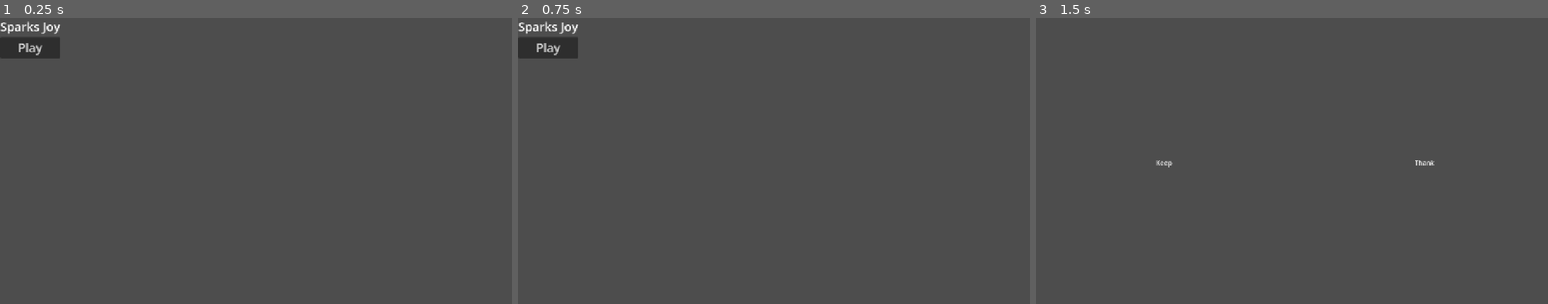
Above: before the commit, frames 1-3 (left to right).
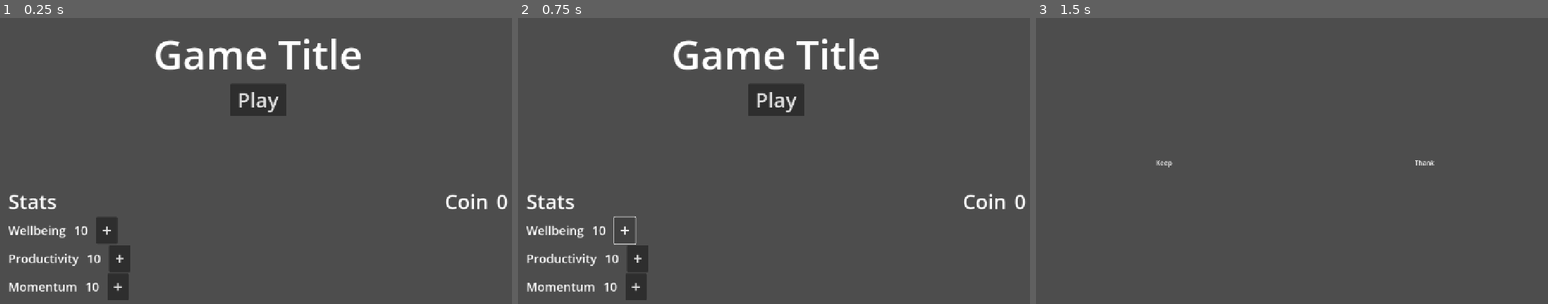
Above: after the commit, the same moments.

Repository: peabnuts123/2025-pb-and-jam
Game: Godot game, scene res://scenes/main.tscn
The game is run twice, just before and just after one commit, with the same random seed, the same clock (stepped at 60 frames per second) and the same inputs.
Inputs (mouse positions are in pixels of both pictures, inside the frame that each line leads up to):
- Up to frame 1 (0.25 s): no input
- Up to frame 2 (0.75 s): click (625, 229) at 0.5 s, where only the run after the commit has a clickable "+"
- Up to frame 3 (1.5 s): click "Play" at 1.25 s

The runs differ from the first frame. In frame 1, 6.1% of the frame differs, in the area x 0-100%, y 1-99%; in frame 2, 5.8%; in frame 3, nothing differs.

Commit message:
Placeholder layout for main menu

Diff:
--- a/scenes/main.tscn
+++ b/scenes/main.tscn
@@ -1,9 +1,14 @@
-[gd_scene load_steps=2 format=3 uid="uid://2tmbe6yj1588"]
+[gd_scene load_steps=3 format=3 uid="uid://2tmbe6yj1588"]
 
 [ext_resource type="PackedScene" uid="uid://ch1arasjga7d5" path="res://scenes/menu.tscn" id="1_o5qli"]
+[ext_resource type="Script" uid="uid://c26y8jmlbmtpl" path="res://data/save_data.gd" id="2_0wfyh"]
 
 [node name="Main" type="Node2D"]
 
 [node name="CanvasLayer" type="CanvasLayer" parent="."]
 
 [node name="Main Menu" parent="CanvasLayer" instance=ExtResource("1_o5qli")]
+
+[node name="SaveData" type="Node" parent="."]
+unique_name_in_owner = true
+script = ExtResource("2_0wfyh")
--- a/scenes/menu.tscn
+++ b/scenes/menu.tscn
@@ -14,23 +14,119 @@
 size_flags_vertical = 3
 script = ExtResource("1_vjb58")
 
-[node name="Container" type="VFlowContainer" parent="."]
+[node name="Container" type="VBoxContainer" parent="."]
 layout_mode = 1
 anchors_preset = 15
 anchor_right = 1.0
 anchor_bottom = 1.0
+offset_left = 20.0
+offset_top = 20.0
+offset_right = -20.0
+offset_bottom = -20.0
 grow_horizontal = 2
 grow_vertical = 2
 
 [node name="Title" type="Label" parent="Container"]
 layout_mode = 2
+size_flags_horizontal = 4
 theme = ExtResource("1_yqeox")
-text = "Sparks Joy"
+theme_override_font_sizes/font_size = 100
+text = "Game Title"
 horizontal_alignment = 1
 
-[node name="Play" type="Button" parent="Container"]
+[node name="Play button" type="Button" parent="Container"]
 layout_mode = 2
+size_flags_horizontal = 4
+size_flags_vertical = 4
 theme = ExtResource("1_yqeox")
-text = "Play"
+theme_override_font_sizes/font_size = 51
+text = " Play "
 
-[connection signal="pressed" from="Container/Play" to="." method="_on_play_pressed"]
+[node name="Spacer" type="Control" parent="Container"]
+layout_mode = 2
+size_flags_vertical = 3
+
+[node name="Stats" type="VBoxContainer" parent="Container"]
+layout_mode = 2
+
+[node name="HBoxContainer" type="HBoxContainer" parent="Container/Stats"]
+layout_mode = 2
+
+[node name="Title" type="Label" parent="Container/Stats/HBoxContainer"]
+layout_mode = 2
+size_flags_horizontal = 3
+theme_override_font_sizes/font_size = 50
+text = "Stats"
+
+[node name="HBoxContainer" type="HBoxContainer" parent="Container/Stats/HBoxContainer"]
+layout_mode = 2
+theme_override_constants/separation = 20
+
+[node name="Gold" type="Label" parent="Container/Stats/HBoxContainer/HBoxContainer"]
+layout_mode = 2
+theme_override_font_sizes/font_size = 50
+text = "Coin"
+
+[node name="Value" type="Label" parent="Container/Stats/HBoxContainer/HBoxContainer"]
+layout_mode = 2
+theme_override_font_sizes/font_size = 50
+text = "0"
+
+[node name="Wellbeing" type="HBoxContainer" parent="Container/Stats"]
+layout_mode = 2
+theme_override_constants/separation = 20
+
+[node name="Label" type="Label" parent="Container/Stats/Wellbeing"]
+layout_mode = 2
+theme_override_font_sizes/font_size = 30
+text = "Wellbeing"
+
+[node name="Value" type="Label" parent="Container/Stats/Wellbeing"]
+layout_mode = 2
+theme_override_font_sizes/font_size = 30
+text = "10"
+
+[node name="Button" type="Button" parent="Container/Stats/Wellbeing"]
+layout_mode = 2
+theme_override_font_sizes/font_size = 41
+text = " + "
+
+[node name="Productivity" type="HBoxContainer" parent="Container/Stats"]
+layout_mode = 2
+theme_override_constants/separation = 20
+
+[node name="Label" type="Label" parent="Container/Stats/Productivity"]
+layout_mode = 2
+theme_override_font_sizes/font_size = 30
+text = "Productivity"
+
+[node name="Value" type="Label" parent="Container/Stats/Productivity"]
+layout_mode = 2
+theme_override_font_sizes/font_size = 30
+text = "10"
+
+[node name="Button" type="Button" parent="Container/Stats/Productivity"]
+layout_mode = 2
+theme_override_font_sizes/font_size = 41
+text = " + "
+
+[node name="Momentum" type="HBoxContainer" parent="Container/Stats"]
+layout_mode = 2
+theme_override_constants/separation = 20
+
+[node name="Label" type="Label" parent="Container/Stats/Momentum"]
+layout_mode = 2
+theme_override_font_sizes/font_size = 30
+text = "Momentum"
+
+[node name="Value" type="Label" parent="Container/Stats/Momentum"]
+layout_mode = 2
+theme_override_font_sizes/font_size = 30
+text = "10"
+
+[node name="Button" type="Button" parent="Container/Stats/Momentum"]
+layout_mode = 2
+theme_override_font_sizes/font_size = 41
+text = " + "
+
+[connection signal="pressed" from="Container/Play button" to="." method="_on_play_pressed"]
